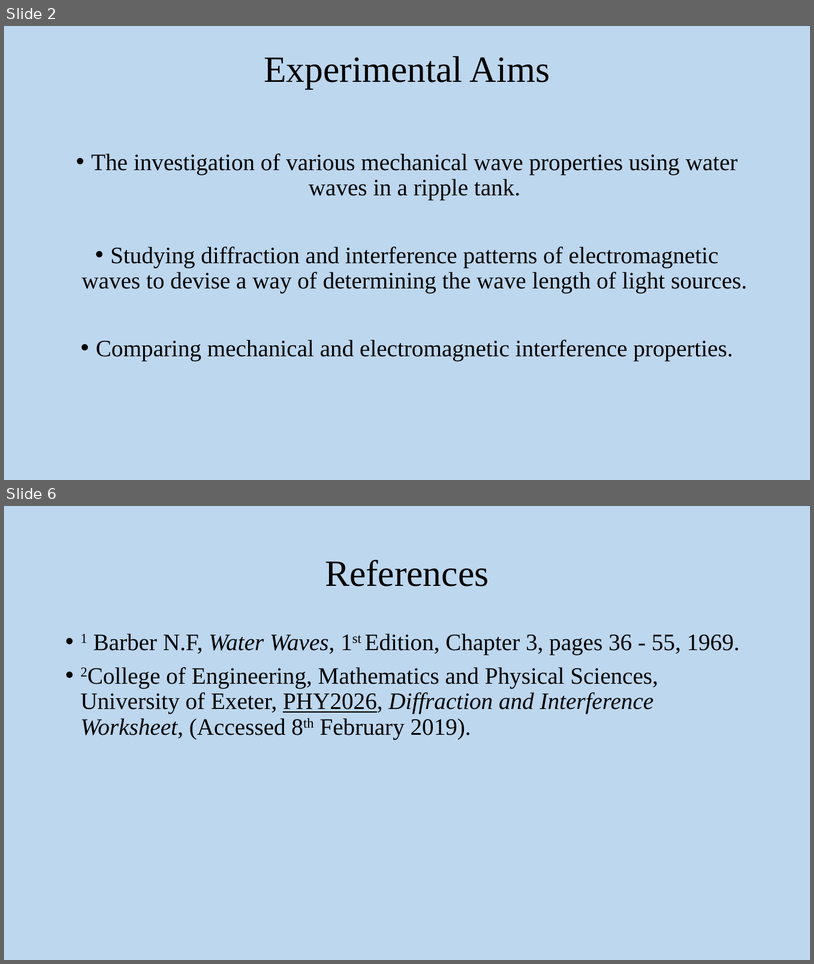
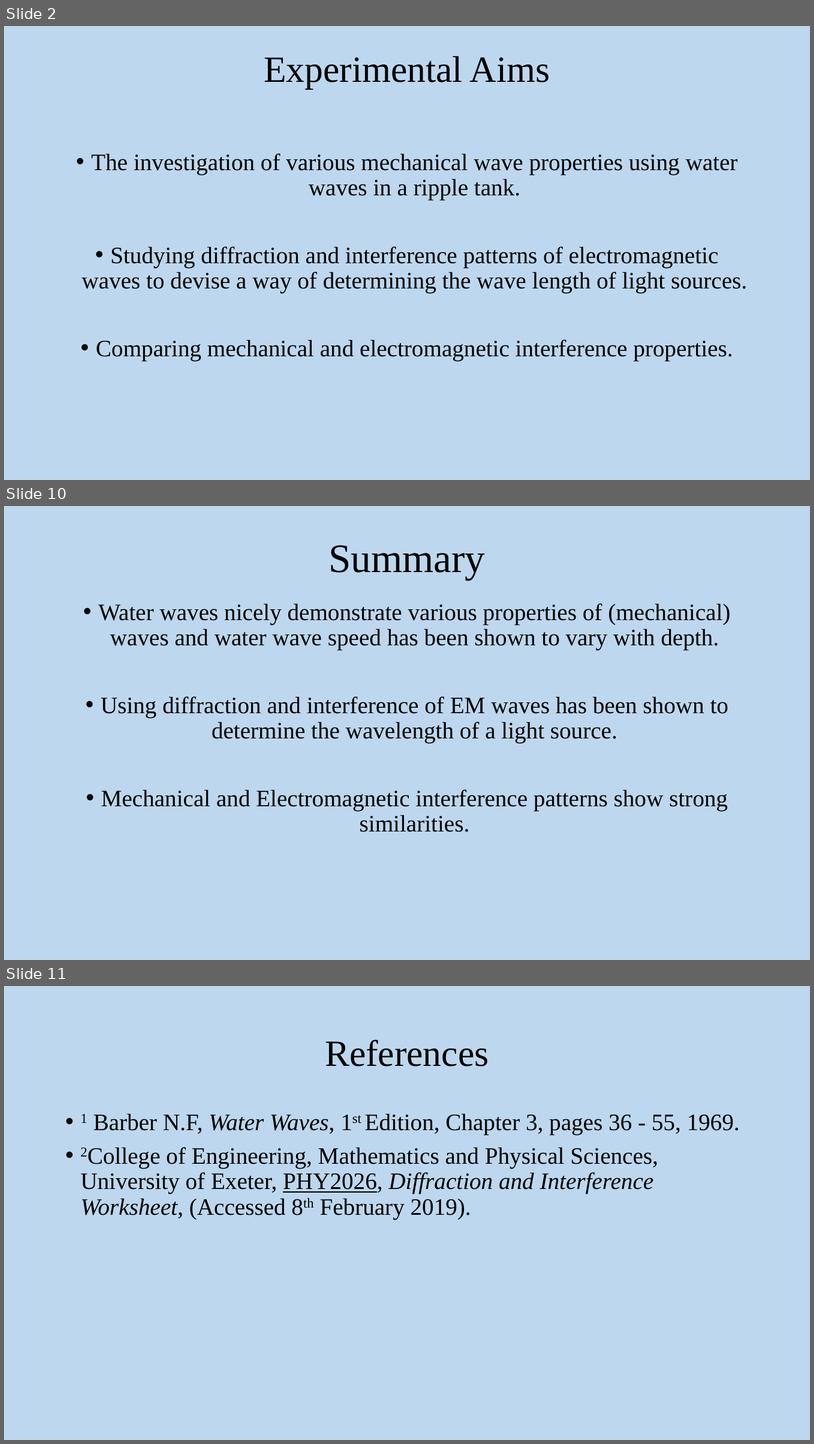
Before and after one commit to drummerevans/Uni_Work, a slide deck: PHY2026/Experiment_4/Final_Report/Wo01_Presentation.pptx. Shown one above the other, each under a label of ours: slides 2 and 6 before the commit, slides 2, 10 and 11 after it; the slides between them are not shown. The pictures are 814x964 and 814x1444 pixels, drawn with LibreOffice and Linux fonts; fonts in the diff are those of the drawing. Boxes give left, top, right and bottom in pixels: in the first picture for what was removed or moved away, otherwise in the second. Text is boxed around its words. In the diff, an @@ line names an element or a change of style, - is before the commit and + after.

```diff
--- a/PHY2026/Experiment_4/Final_Report/Wo01_Presentation.pptx
+++ b/PHY2026/Experiment_4/Final_Report/Wo01_Presentation.pptx
@@ slide 10 added at (4,506,810,960), background #BDD7EE @@
@@ title added at (329,545,485,580), 48 pt, text #000000 @@
+Summary
@@ text added at (98,603,731,832), 28 pt, text #000000 @@
+• Water waves nicely demonstrate various properties of (mechanical) waves and water wave speed has been shown to vary with depth.
+• Using diffraction and interference of EM waves has been shown to determine the wavelength of a light source.
+• Mechanical and Electromagnetic interference patterns show strong similarities.
@@ what was slide 6 is now slide 11 @@
```
Also in this commit, not shown: 2 slides changed, 5 other slides added, 1 slide removed, 31 other files.
